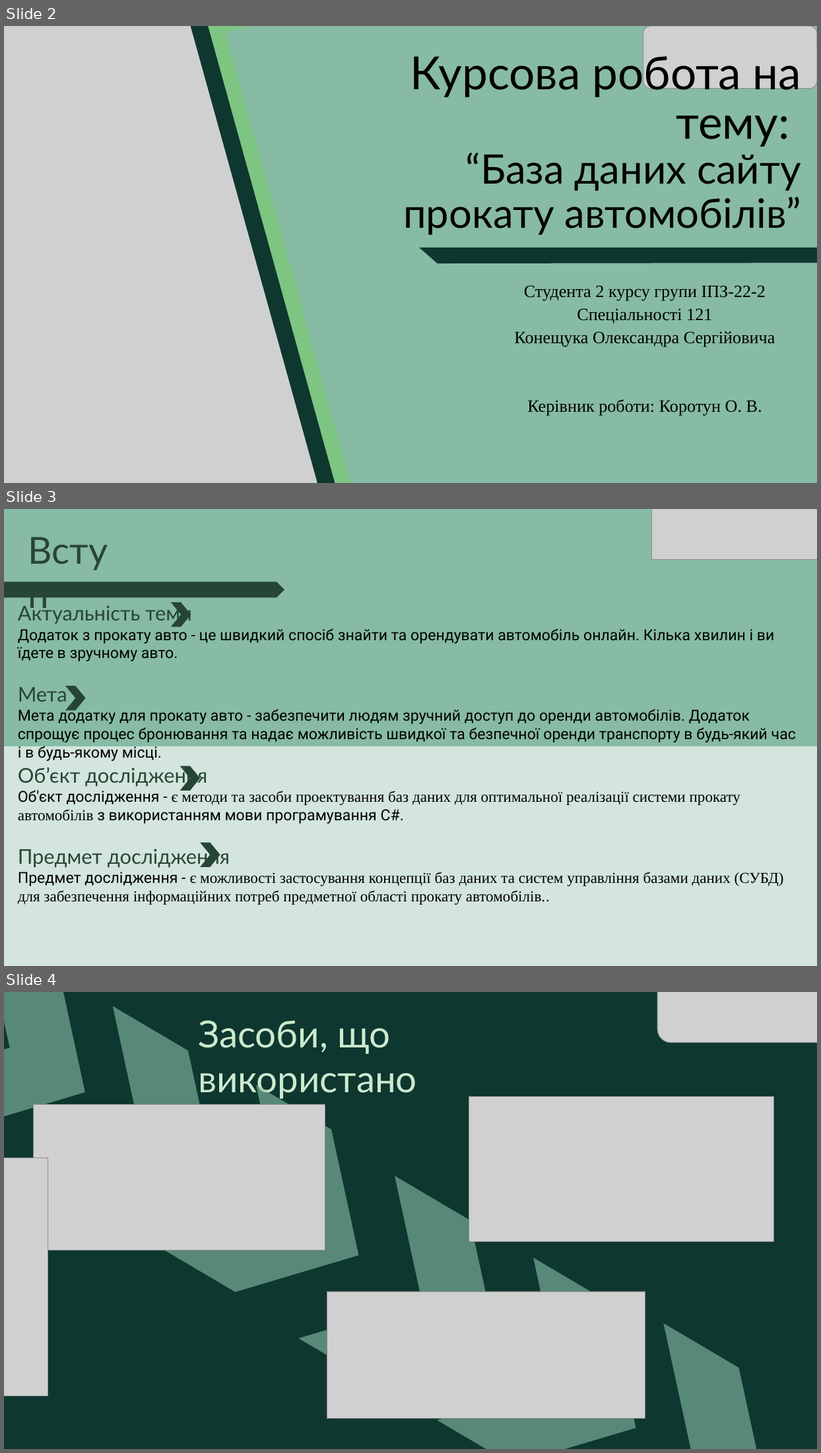
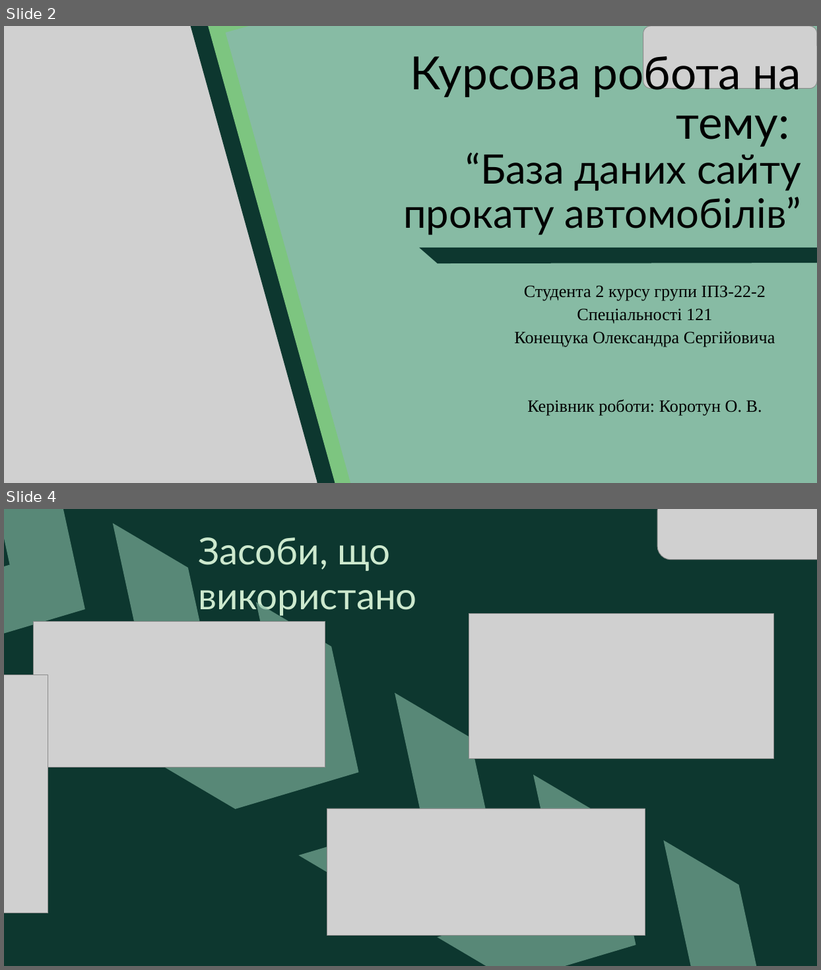
Before and after one commit to OleksandrKoneschuk/Car-Rent, a slide deck: курсова робота.Конещук.pptx. Shown one above the other, each under a label of ours: slides 2, 3 and 4 before the commit, slides 2 and 4 after it; the slides between them are not shown. The pictures are 821x1453 and 821x970 pixels, drawn with LibreOffice and Linux fonts; fonts in the diff are those of the drawing; grey boxes stand for pictures; background and template pictures are left out. Boxes give left, top, right and bottom in pixels: in the first picture for what was removed or moved away, otherwise in the second. Text is boxed around its words. In the diff, an @@ line names an element or a change of style, - is before the commit and + after.

```diff
--- a/курсова робота.Конещук.pptx
+++ b/курсова робота.Конещук.pptx
@@ slide 3 removed at (x1=4, y1=509, x2=817, y2=966), background #87BBA4 @@
@@ chevron removed at (x1=4, y1=509, x2=37, y2=586) @@
@@ text removed at (x1=22, y1=524, x2=120, y2=575) @@
-Вступ
@@ picture removed at (x1=652, y1=509, x2=817, y2=560) @@
@@ pentagon arrow removed at (x1=4, y1=582, x2=284, y2=597) @@
@@ text removed at (x1=18, y1=603, x2=775, y2=661) @@
-Актуальність теми
-Додаток з прокату авто - це швидкий спосіб знайти та орендувати автомобіль онлайн. Кілька хвилин і ви їдете в зручному авто.
@@ chevron removed at (x1=171, y1=602, x2=191, y2=626) @@
@@ text removed at (x1=18, y1=686, x2=796, y2=761) @@
-Мета
-Мета додатку для прокату авто - забезпечити людям зручний доступ до оренди автомобілів. Додаток спрощує процес бронювання та надає можливість швидкої та безпечної оренди транспорту в будь-який час і в будь-якому місці.
@@ chevron removed at (x1=65, y1=686, x2=86, y2=710) @@
@@ rectangle removed at (x1=4, y1=747, x2=817, y2=966) @@
@@ text removed at (x1=18, y1=766, x2=741, y2=824) @@
-Об’єкт дослідження
-Об'єкт дослідження - є методи та засоби проектування баз даних для оптимальної реалізації системи прокату автомобілів з використанням мови програмування C#.
@@ chevron removed at (x1=180, y1=766, x2=201, y2=791) @@
@@ chevron removed at (x1=201, y1=843, x2=220, y2=867) @@
@@ text removed at (x1=18, y1=846, x2=784, y2=905) @@
-Предмет дослідження
-Предмет дослідження - є можливості застосування концепції баз даних та систем управління базами даних (СУБД) для забезпечення інформаційних потреб предметної області прокату автомобілів..
```
Also in this commit, not shown: 2 slides added, 7 other slides removed, 7 other files.
